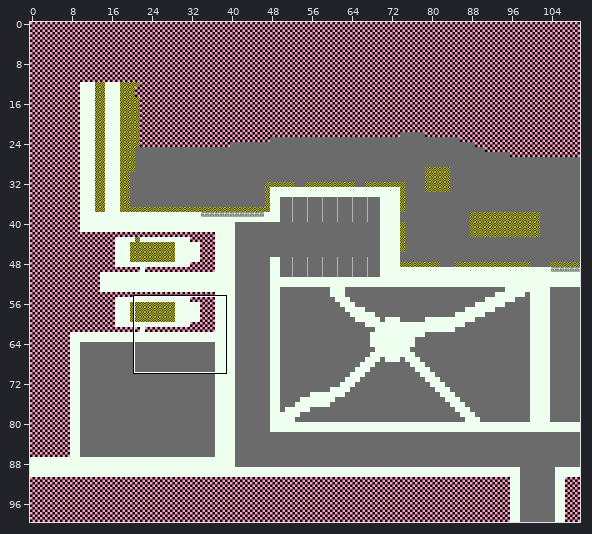
One commit to this Tiled map: Assets/Graphics/Maps/Park/Park.tmx. Above: a wide view before the commit, with the close-up outlined.
Close-up. Before the commit:
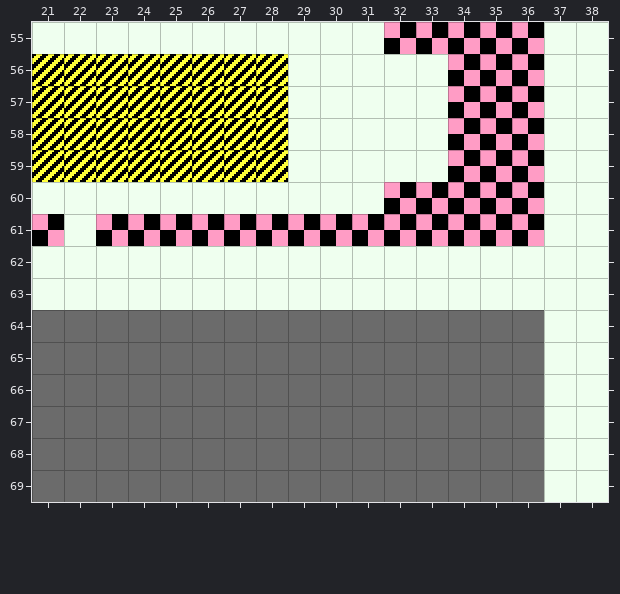
Cells are 16x16 px. Shown: x 21..38, y 55..69. The commit also changed other parts of the map, which this record leaves out.
The result:
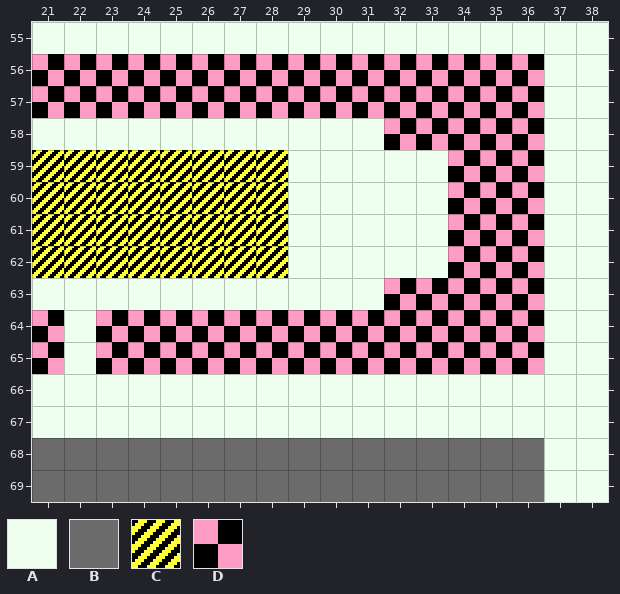
Key: from "DebugGraybox": A 0, B 2, C 4, D 9.
_ is an empty cell.
Diff:
{"where": "layer \"Graybox\""}
{"y":55,"x":32,"old":"DDDDD","new":"AAAAA"}
{"y":56,"x":21,"old":"CCCCCCCCAAAAA","new":"DDDDDDDDDDDDD"}
{"y":57,"x":21,"old":"CCCCCCCCAAAAA","new":"DDDDDDDDDDDDD"}
{"y":58,"x":21,"old":"CCCCCCCC","new":"AAAAAAAA"}
{"y":58,"x":32,"old":"AA","new":"DD"}
{"y":60,"x":21,"old":"AAAAAAAA","new":"CCCCCCCC"}
{"y":60,"x":32,"old":"DD","new":"AA"}
{"y":61,"x":21,"old":"DADDDDDDDDDDD","new":"CCCCCCCCAAAAA"}
{"y":62,"x":21,"old":"AAAAAAAA","new":"CCCCCCCC"}
{"y":62,"x":34,"old":"AAA","new":"DDD"}
{"y":63,"x":32,"old":"AAAAA","new":"DDDDD"}
{"y":64,"x":21,"old":"BBBBBBBBBBBBBBBB","new":"DADDDDDDDDDDDDDD"}
{"y":65,"x":21,"old":"BBBBBBBBBBBBBBBB","new":"DADDDDDDDDDDDDDD"}
{"y":66,"x":21,"old":"BBBBBBBBBBBBBBBB","new":"AAAAAAAAAAAAAAAA"}
{"y":67,"x":21,"old":"BBBBBBBBBBBBBBBB","new":"AAAAAAAAAAAAAAAA"}
{"label":"changed","picture_box":[32,22,544,150]}
{"label":"changed","picture_box":[32,182,544,438]}
